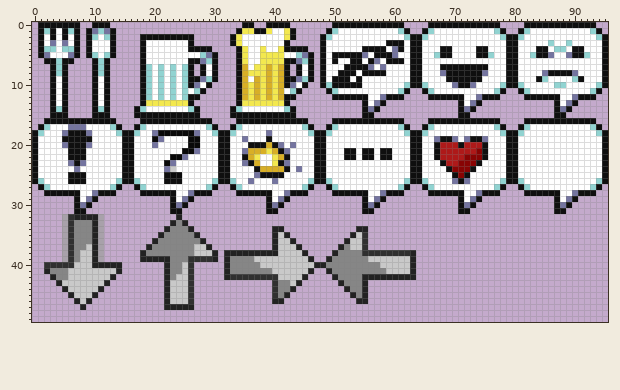
Sprite sheet, stored at VoxelTest/VoxelTestContent/GUI/indicators.png. The picture above was drawn from the file before the commit.
The file is 96x96 pixels. Pixels under 10% opacity are left out. Shown: x 0..95, y 0..49.
And afterwards:
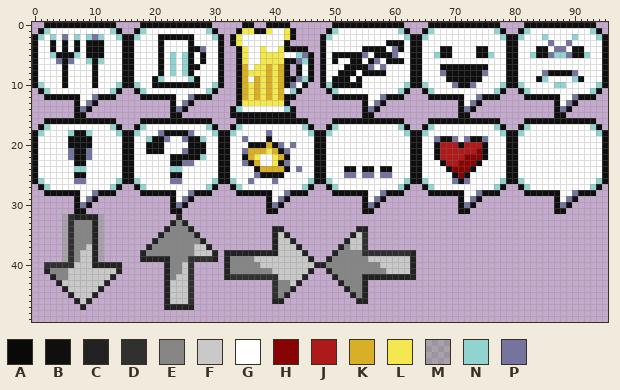
Palette (. is transparent): A #090909  B #0f0f0f  C #222222  D #303030  E #868686  F #c9c9c9  G #ffffff  H #880303  J #ae1919  K #d8af26  L #f3e84f  M #2576092d  N #91d3d1  P #74749f
From old to new:
Changed rows in their new state; - is an unchanged pixel.
first column x 0:
 0 -.------BB---B----BBBBBBBBBBBB-------------------------------------------------------------
 1 ---G-GGGGGGGGNB--BNGGGGGGGGGGNB------------------------------------------------------------
 2 BN-N-P-NGNPNGGNBBNGGG------GGGNB-----------------------------------------------------N----N
 3 BG-B-B--G-BB-GGBBGG--B-----GGGGB------------------------------------------------------P--P-
 4 BGGB-BG-G-BB-GGBBGG--B------PGGB-------------------------------------------------------PP--
 5 BGGNBBBNG-BBGGGBBGG--B-N-NB-BGGB-------------------------------------------------------NN--
 6 BGGGP-PGGN--GGGBBGG--B-N-N-GBGGB-----------------------------------------------------------
 7 BGGGG-GGGG-GGGGBBGGG-B-----BG-GB-----------------------------------------------------------
 8 BGGGG-GGGG-GGGGBBGGG-B-----GG-GB-----------------------------------------------------------
 9 BGGG--GGGG--GGGBBGGGB--G-GN-GGGB-----------------------------------------------------------
10 BNGG--GGGG--GGNBBNGGBBBBBB-B-GNB-----------------------------------------------------------
11 -BNG-GGGGGG-GNB--BNG-G-G-G-GGNB------------------------------------------------------------
12 --B-B-BBGGPB-B-----BBBBB-GP-BB-------------------------------------------------------------
13 ---...-BGP-..-----.....BGP-----------------------------------------------------------------
14 ---...-BPB...----......BPB..---------------------------------------------------------------
15 ---...-BB-...----......--...---------------------------------------------------------------
17 ------GGG----------------------------------------------------------------------------------
18 -----GN--N----------GPBBBBPG---------------------------------------------------------------
19 -----G-------------NBBP--PBBN--------------------------------------------------------------
20 -----G---B---------BBB----BBB--------------------------------------------------------------
21 ------P--P---------BBB---PBBB-----------------------GG-GG-GG-------------------------------
22 ------P--P-------------BBBBBN-----------------------GG-GG-GG-------------------------------
23 ------G-B-------------GBBPP----------------------------------------------------------------
24 -------NN-------------GNN---------------------------BB-BB-BB-------------------------------
25 ------G---------------GBB---------------------------PP-PP-PP-------------------------------
26 ------GPP-------------GPP------------------------------------------------------------------
Boxes around the changes in both pictures, in picture pixels (x1, y1, x2, y2):
changed: (32, 22, 224, 184)
changed: (542, 34, 578, 58)
changed: (344, 148, 392, 178)
